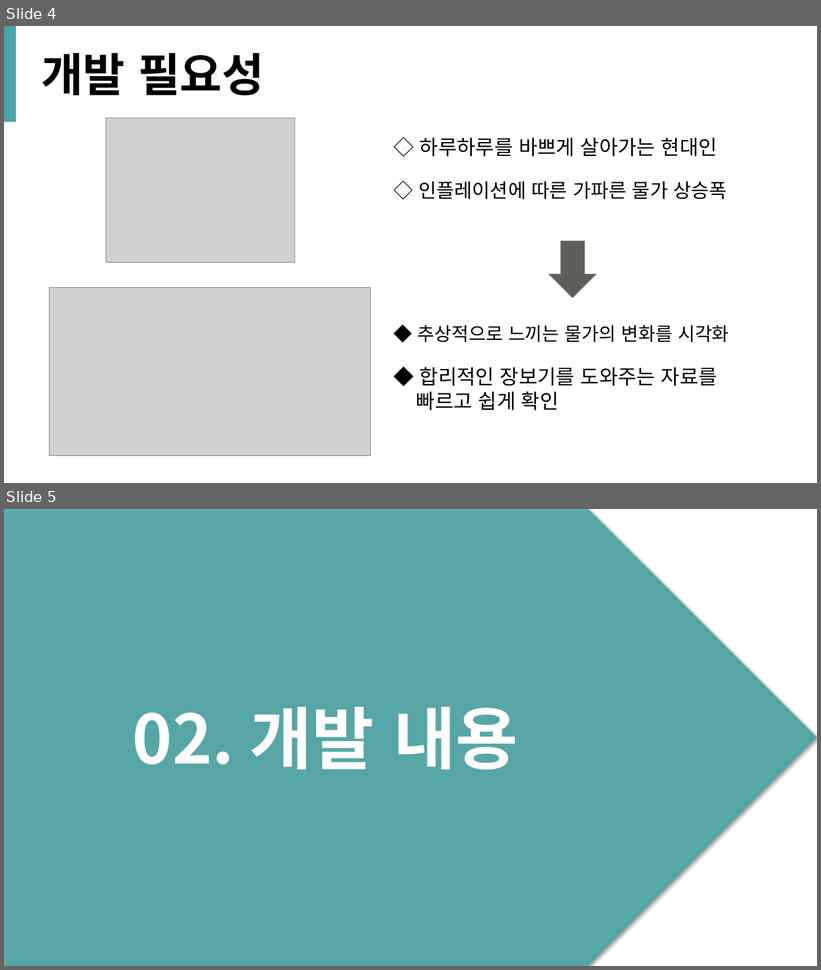
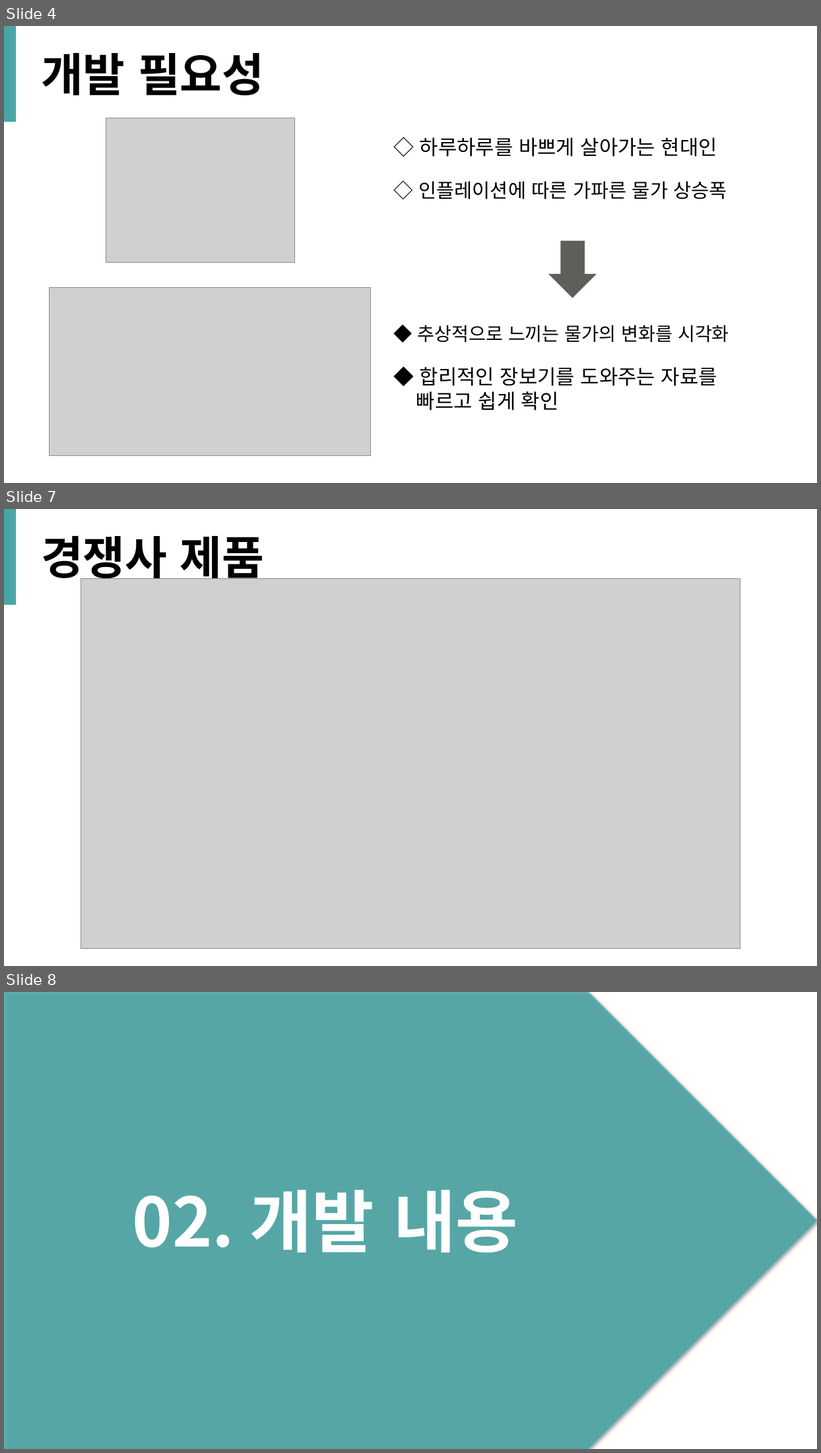
Before and after one commit to SoonMinKwun/history_of_studying, a slide deck: myeongji/졸작/계획 및 발표/졸업프로젝트_내일의_반찬_발표자료.pptx. Shown one above the other, each under a label of ours: slides 4 and 5 before the commit, slides 4, 7 and 8 after it; the slides between them are not shown. The pictures are 821x970 and 821x1453 pixels, drawn with LibreOffice and Linux fonts; fonts in the diff are those of the drawing; grey boxes stand for pictures. Boxes give left, top, right and bottom in pixels: in the first picture for what was removed or moved away, otherwise in the second. Text is boxed around its words. In the diff, an @@ line names an element or a change of style, - is before the commit and + after.

```diff
--- a/myeongji/졸작/계획 및 발표/졸업프로젝트_내일의_반찬_발표자료.pptx
+++ b/myeongji/졸작/계획 및 발표/졸업프로젝트_내일의_반찬_발표자료.pptx
@@ slide 7 added at box(4, 509, 817, 966), background #FFFFFF @@
@@ rectangle added at box(4, 509, 16, 605), fill #49A6A6 @@
@@ text added at box(41, 529, 265, 586), 54 pt, text #000000, bold @@
+경쟁사 제품
@@ picture added at box(81, 578, 741, 949) @@
@@ what was slide 5 is now slide 8 @@
```
Also in this commit, not shown: 6 other slides added, 5 other files.
